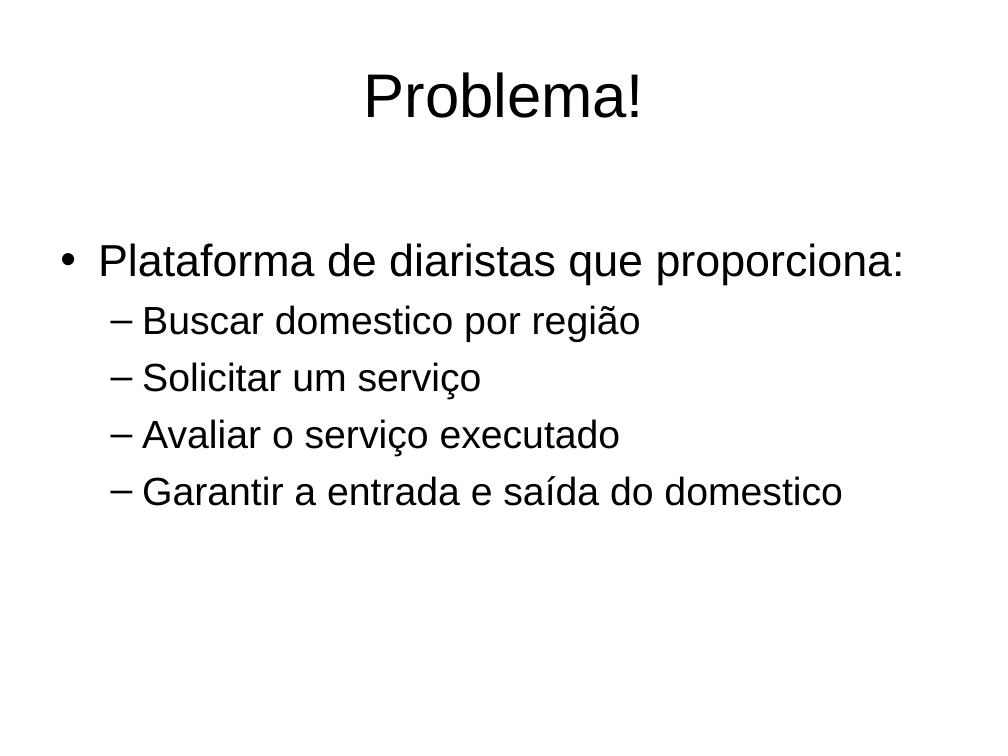
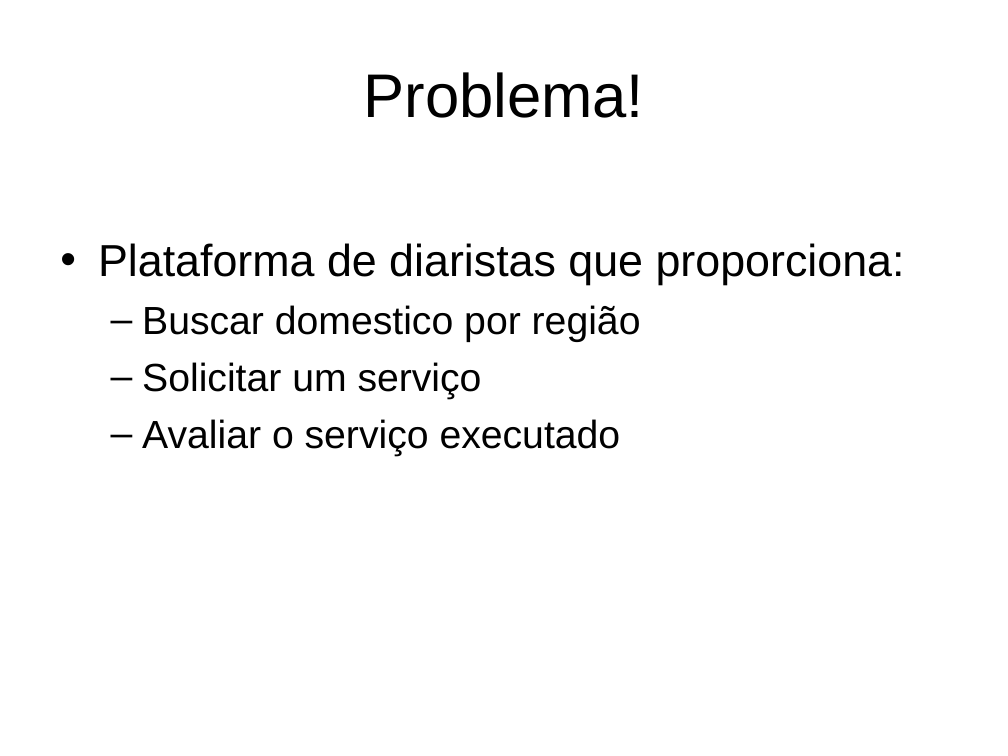
Before and after one commit to rbrossi/projetos-2, a slide deck: slide 2 of Docs/2018-06-25 FONTES e Manual Usuario/Apresentação.ppt. Drawn at 1008x756 pixels with LibreOffice and Linux fonts; fonts in the diff are those of the drawing; background and template pictures are left out. Boxes give left, top, right and bottom in pixels: in the first picture for what was removed or moved away, otherwise in the second. Text is boxed around its words. In the diff, an @@ line names an element or a change of style, - is before the commit and + after.

```diff
--- a/Docs/2018-06-25 FONTES e Manual Usuario/Apresentação.ppt
+++ b/Docs/2018-06-25 FONTES e Manual Usuario/Apresentação.ppt
@@ text at [142, 476, 842, 506]: paragraph removed @@
-  – Garantir a entrada e saída do domestico
```
Also in this commit, not shown: 2 other slides changed.
